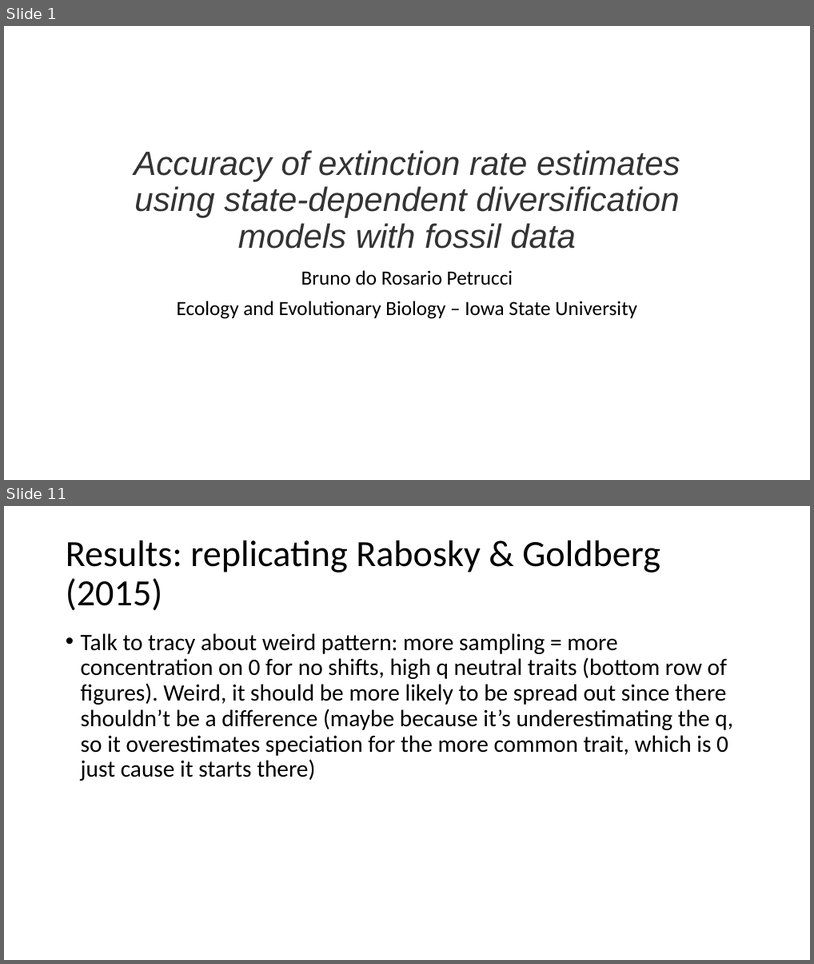
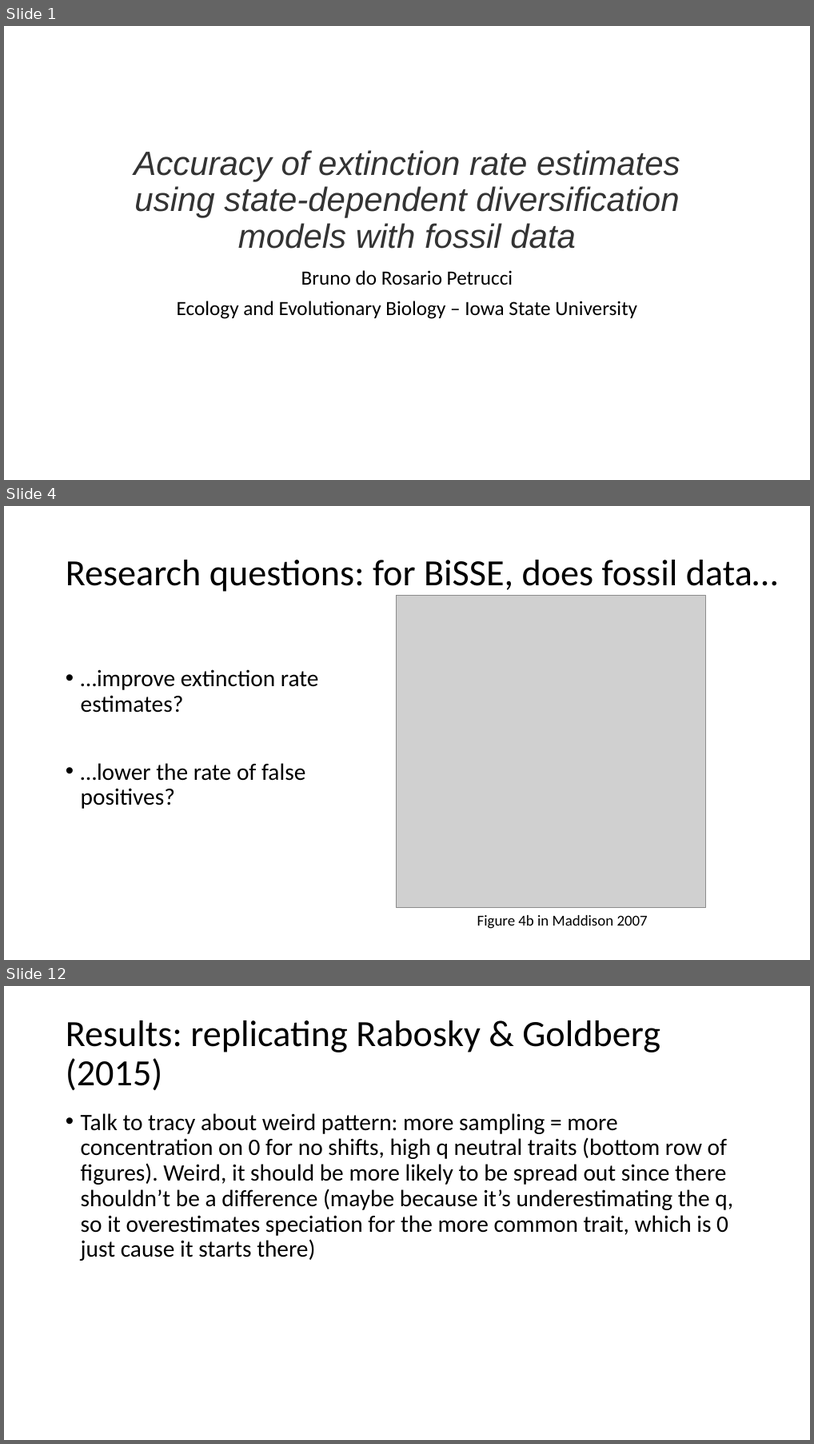
Before and after one commit to brpetrucci/ssetests_chap1, a slide deck: presentation/evol_2023.pptx. Shown one above the other, each under a label of ours: slides 1 and 11 before the commit, slides 1, 4 and 12 after it; the slides between them are not shown. The pictures are 814x964 and 814x1444 pixels, drawn with LibreOffice and Linux fonts; fonts in the diff are those of the drawing; grey boxes stand for pictures. Boxes give left, top, right and bottom in pixels: in the first picture for what was removed or moved away, otherwise in the second. Text is boxed around its words. In the diff, an @@ line names an element or a change of style, - is before the commit and + after.

```diff
--- a/presentation/evol_2023.pptx
+++ b/presentation/evol_2023.pptx
@@ slide 4 added at [4,506,810,960], background #FFFFFF @@
@@ title added at [66,560,778,592], 44 pt, text #000000 @@
+Research questions: for BiSSE, does fossil data…
@@ picture added at [397,596,706,908] @@
@@ text added at [81,669,319,808], 28 pt, text #000000 @@
+• …improve extinction rate estimates?
+• …lower the rate of false positives?
@@ text added at [478,915,648,928], 18 pt, text #000000 @@
+Figure 4b in Maddison 2007
@@ what was slide 11 is now slide 12 @@
```
Also in this commit, not shown: 4 slides changed, 17 other slides added, 8 slides removed, 5 other files.
